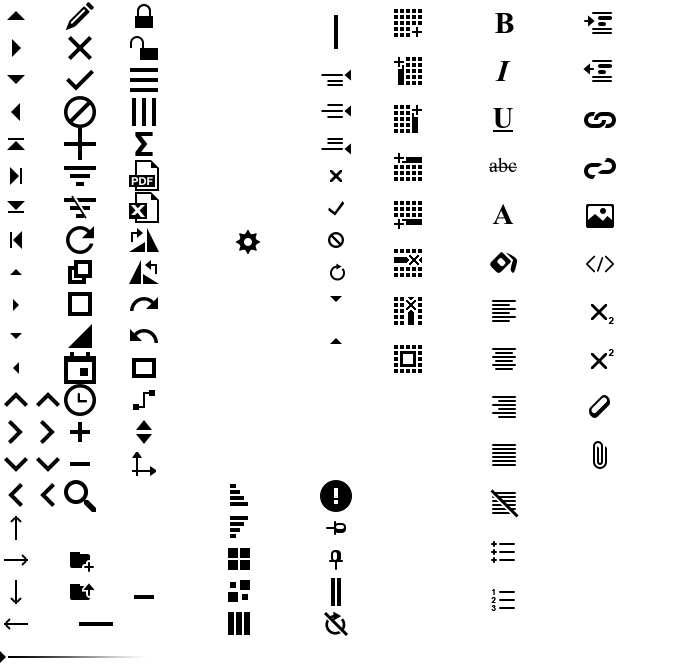
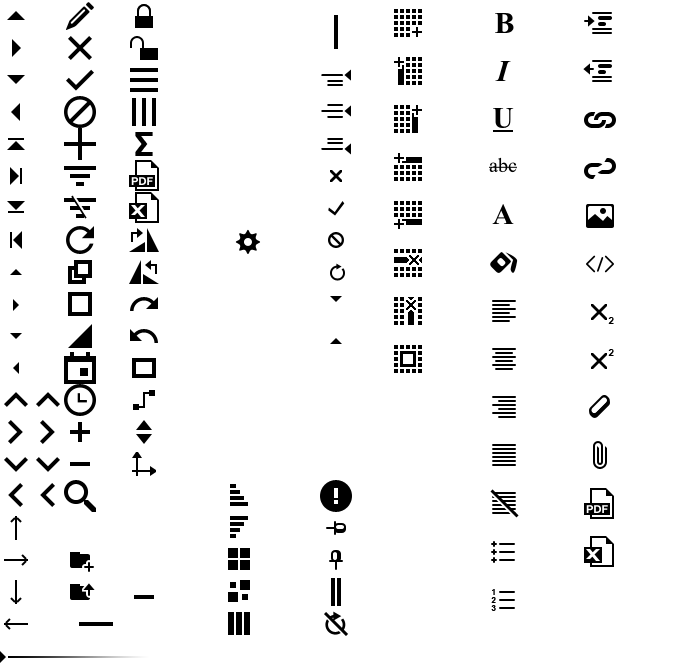
The second 680px x 672px image is a revision of the first. Changes to its layers:
added group "Export copy" with 4 layers above "Export" over (x1=584, y1=488, x2=614, y2=567)
added layer "excel copy" in group "Export copy" over (x1=584, y1=536, x2=614, y2=567)
added layer "pdf copy" in group "Export copy" over (x1=584, y1=488, x2=614, y2=519)
